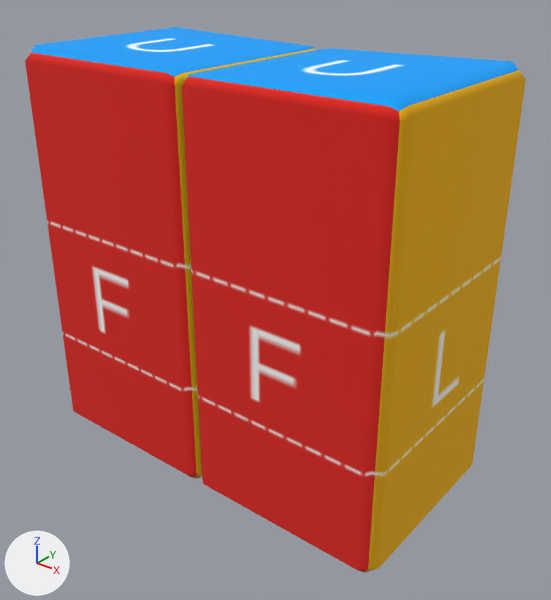
One commit to the glTF model models/Blocky_Legs.glb: the scene before it, then after it.
Both versions are drawn from a 50 mm lens placed at (2.18, -2.61, 2.48), pointed at (0.1, 0.0, 0.87). The lights are fixed; the arrows at lower left show +X, +Y and +Z.
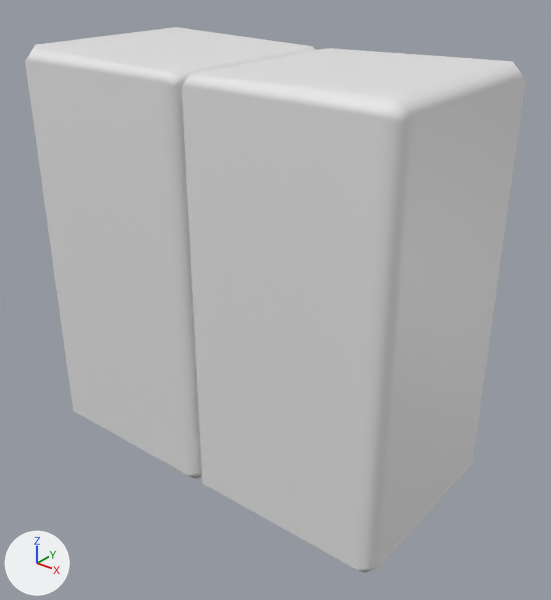
The change, as a diff of the scene's bpy script:
```diff
--- a/models/Blocky_Legs.glb.py
+++ b/models/Blocky_Legs.glb.py
@@ me_cube_035 @@
 me_cube_035.from_pydata(...)  # 110 vertices, 216 faces; spans x -1.01..1.01, y -0.51..0.51, z -0.01..2.01
-me_cube_035.materials.append(mat_pants)  # picture img_template_shirts_r15_07262019
```

Boxes [x1, y1, x2, y2] around the edits, measured in the pictures (551 x 600 px):
'Cube.016', recoloured (red to grey)
    both: [25, 27, 526, 572]
